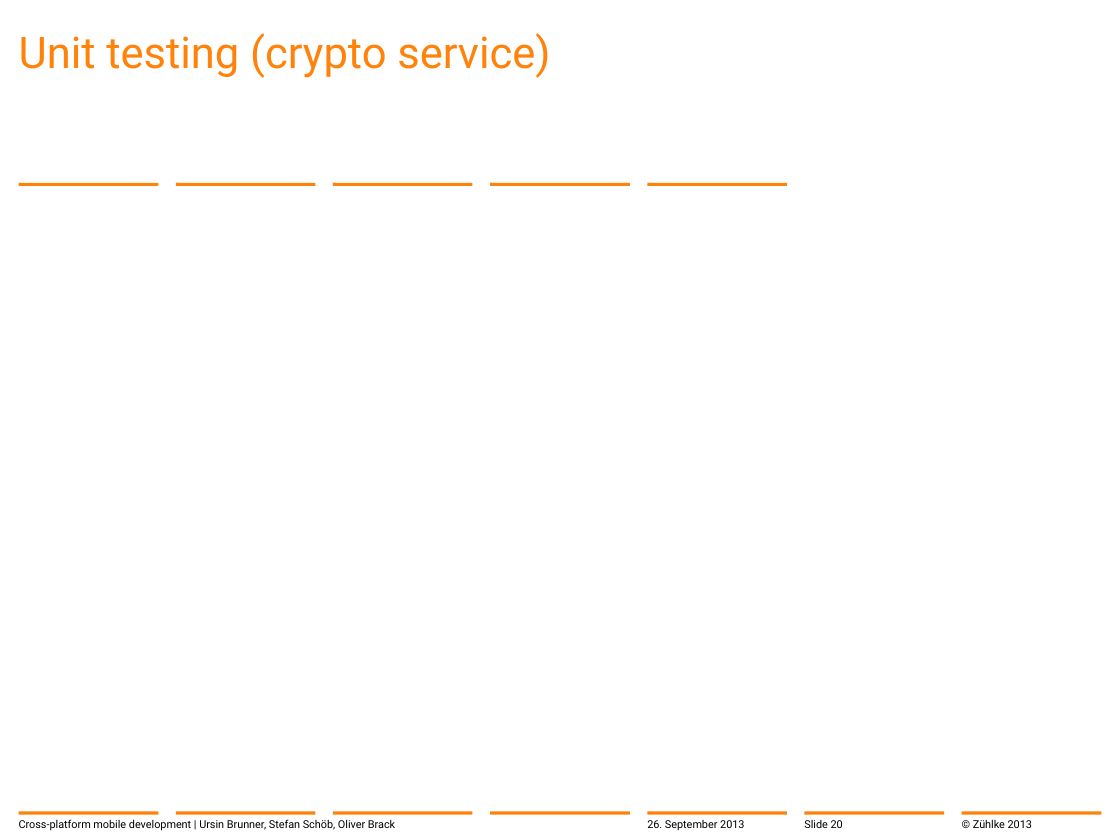
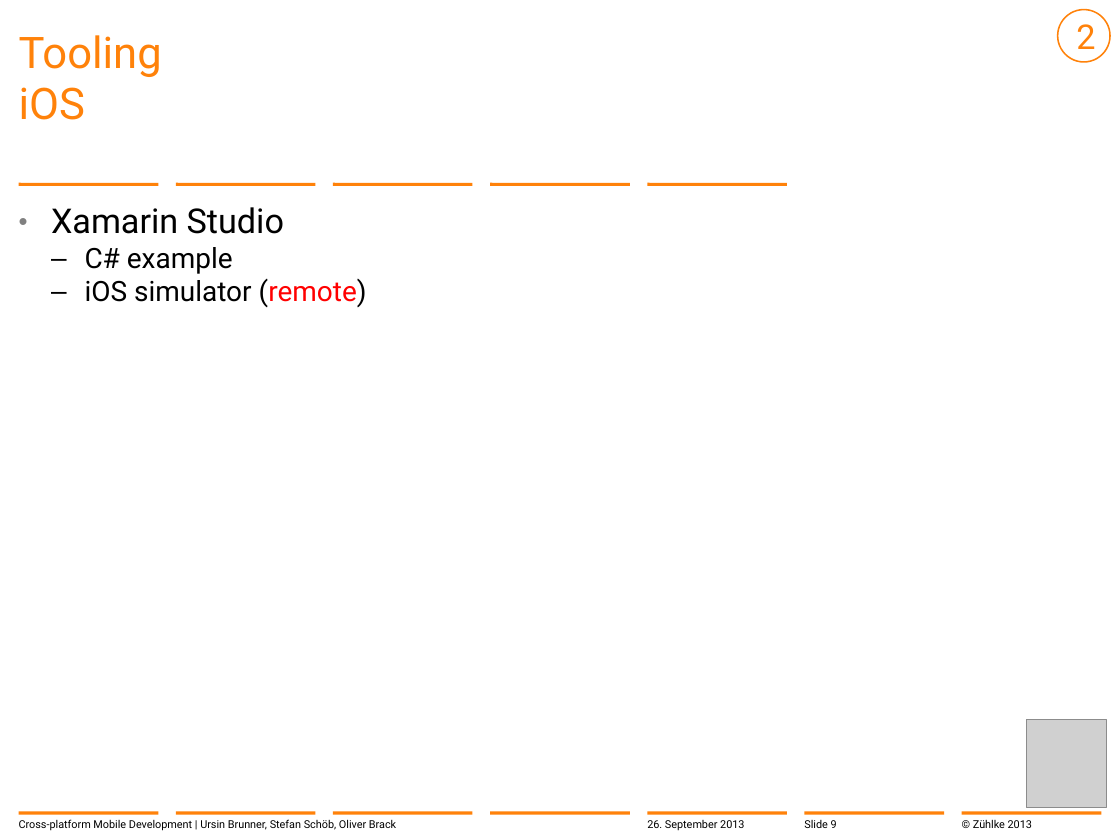
Before and after one commit to brunnurs/zxm, a slide deck: slide 9 of docs/13-09-26 Cross-platform mobile development with C#.pptx (slide 20 before the commit). Drawn at 1120x840 pixels with LibreOffice and Linux fonts; fonts in the diff are those of the drawing; grey boxes stand for pictures; background and template pictures are left out. Boxes give left, top, right and bottom in pixels: in the first picture for what was removed or moved away, otherwise in the second. Text is boxed around its words. In the diff, an @@ line names an element or a change of style, - is before the commit and + after.

```diff
--- a/docs/13-09-26 Cross-platform mobile development with C#.pptx
+++ b/docs/13-09-26 Cross-platform mobile development with C#.pptx
@@ ellipse added at [1057,10,1110,63], outline #FF820A 1 pt, 22 pt, text #FF820A @@
+2
@@ title at [19,35,162,120]: text changed @@
-Unit testing (crypto service)
+Tooling
+iOS
@@ text added at [51,207,367,307], 18 pt, text #000000 @@
+  • Xamarin Studio
+    – C# example
+    – iOS simulator (remote)
@@ picture added at [1026,719,1107,808] @@
@@ text at [19,819,396,831]: text changed @@
-Cross-platform mobile development | Ursin Brunner, Stefan Schöb, Oliver Brack
+Cross-platform Mobile Development | Ursin Brunner, Stefan Schöb, Oliver Brack
@@ page number at [804,820,837,828]: text changed @@
-Slide 20
+Slide 9
```
Also in this commit, not shown: 24 other slides changed, 1 slide added.
